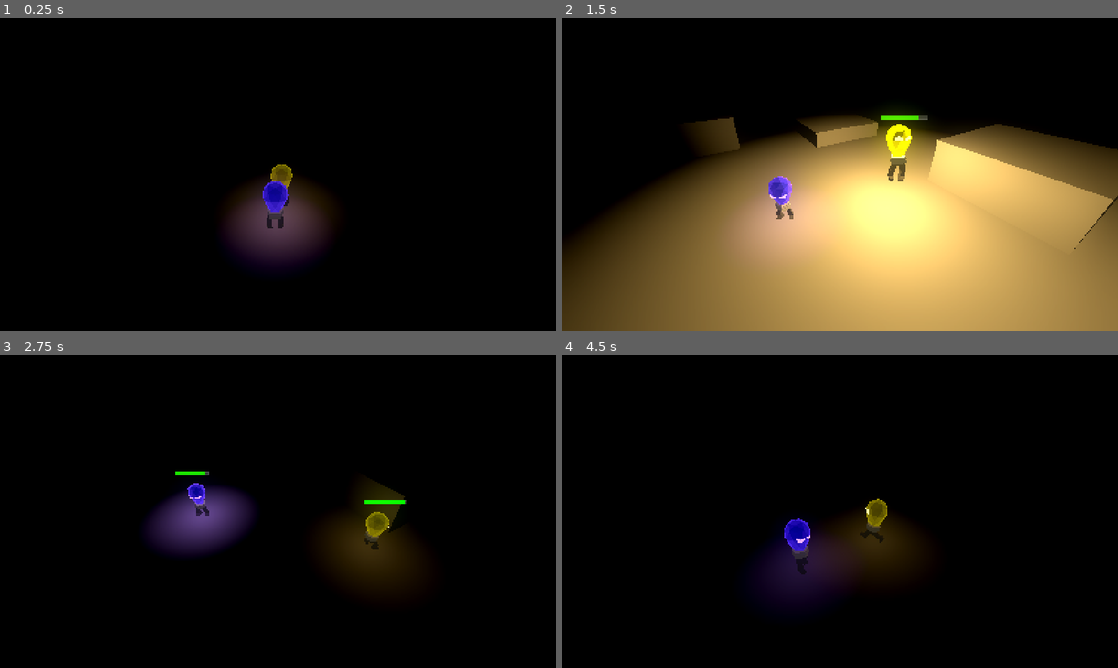
Above: before the commit, frames 1-4 (two rows, left to right).
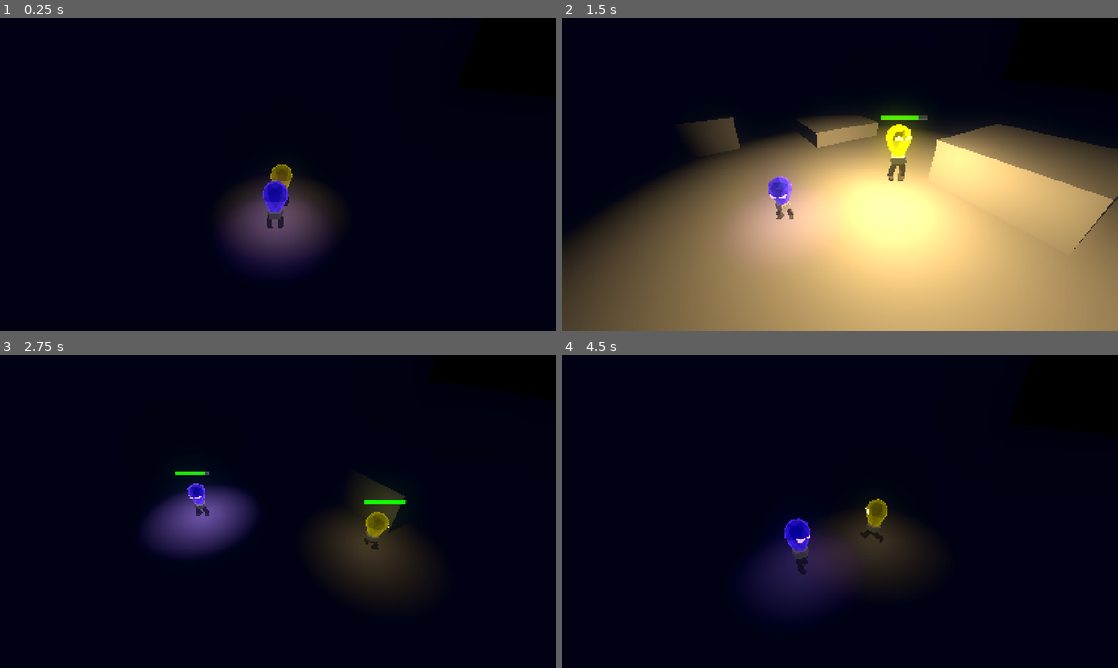
Above: after the commit, the same moments.

Repository: LowPolyFreak/EllieDeesAdventure
Game: Godot game, scene res://Scenes/main.tscn
Two runs of this game, one before a commit and one after it. Both use one fixed random seed, a clock stepped at 60 frames per second and the inputs below.
Inputs:
- Up to frame 1 (0.25 s): no input
- Up to frame 2 (1.5 s): tap Enter at 0.5 s; hold D (right_p1) 0.53-1.28 s; tap Down (down_p2) at 0.6 s; tap Space (jump_p1) at 0.77 s; hold S (down_p1) from 1.28 s (still down); tap Shift (glow_p1) at 1.35 s
- Up to frame 3 (2.75 s): tap Space (jump_p1) at 1.52 s; release S (down_p1) at 2.03 s; hold D (right_p1) from 2.03 s (still down); tap Keypad 0 (glow_p2) at 2.1 s
- Up to frame 4 (4.5 s): release D (right_p1) at 2.78 s; hold W (up_p1) 2.78-3.53 s; tap E (interact) at 2.85 s; tap Space (jump_p1) at 3.02, 3.77 s; hold A (left_p1) from 3.53 s (still down); tap Left (left_p2) at 3.6 s; tap Right (right_p2) at 4.35 s

The runs differ from the first frame. In frame 1, 3.3% of the frame differs, in the area x 37-61%, y 48-86%; in frame 2, 8.5%, in the area x 0-100%, y 31-100%; in frame 3, 3.6%; in frame 4, 5.7%.

Commit message:
fixed collision layer issue, added player glowing state signals, started panel

Diff:
--- a/Scenes/dee.tscn
+++ b/Scenes/dee.tscn
@@ -9,23 +9,24 @@
 viewport_path = NodePath("SubViewport")
 
 [node name="Dee" instance=ExtResource("1_4vtbg")]
+collision_layer = 10
 player_1 = false
 glow_energy = 1.0
 default_light_range = 3
 glow_light_range = 10
 
 [node name="Skeleton3D" parent="EllieModel/Armature" index="0"]
-bones/0/position = Vector3(0.00731072, 0.492211, -0.0134391)
-bones/0/rotation = Quaternion(-0.00654638, -0.00132864, -0.000855193, 0.999977)
-bones/1/rotation = Quaternion(0.0542665, -0.148662, 0.97498, 0.156103)
-bones/2/rotation = Quaternion(0.430619, -0.00390008, 0.201268, 0.879797)
-bones/3/rotation = Quaternion(-0.847534, -0.0312147, -0.0373816, 0.528502)
-bones/4/rotation = Quaternion(-0.0422832, -0.152725, 0.977638, -0.138247)
-bones/5/rotation = Quaternion(0.436477, 0.00388444, -0.204005, 0.876273)
-bones/6/rotation = Quaternion(-0.851749, 0.0327364, 0.059894, 0.519484)
+bones/0/position = Vector3(0.0097481, 0.483322, -0.022247)
+bones/0/rotation = Quaternion(-0.0399676, -0.00365629, -0.00162831, 0.999193)
+bones/1/rotation = Quaternion(0.0631653, -0.184288, 0.966651, 0.166233)
+bones/2/rotation = Quaternion(0.457118, -0.0038272, 0.213653, 0.863355)
+bones/3/rotation = Quaternion(-0.860431, -0.0232754, -0.0328634, 0.507973)
+bones/4/rotation = Quaternion(-0.0422899, -0.192335, 0.970001, -0.142535)
+bones/5/rotation = Quaternion(0.4656, 0.00380264, -0.217617, 0.857814)
+bones/6/rotation = Quaternion(-0.865615, 0.0261091, 0.0640141, 0.495915)
 
 [node name="BoneAttachment3D" parent="EllieModel/Armature/Skeleton3D" index="0"]
-transform = Transform3D(0.999995, 0.00172774, -0.00264603, -0.00169295, 0.999913, 0.0130947, 0.00266842, -0.0130902, 0.999911, 0.00731072, 0.492211, -0.0134391)
+transform = Transform3D(0.999968, 0.00354625, -0.00717652, -0.00296172, 0.9968, 0.0798826, 0.00743683, -0.0798588, 0.996778, 0.0097481, 0.483322, -0.022247)
 
 [node name="OmniLight3D" parent="EllieModel/Armature/Skeleton3D/BoneAttachment3D" index="0"]
 light_color = Color(0.737255, 0.54902, 1, 1)
--- a/Scenes/ellie.tscn
+++ b/Scenes/ellie.tscn
@@ -123,7 +123,7 @@
 viewport_path = NodePath("SubViewport")
 
 [node name="Ellie" type="CharacterBody3D" groups=["Bulbs"]]
-collision_layer = 2
+collision_layer = 6
 script = ExtResource("1_frd3r")
 rotation_speed = 10
 default_energy = 0.1
@@ -137,17 +137,17 @@
 [node name="EllieModel" parent="." instance=ExtResource("2_mu1gt")]
 
 [node name="Skeleton3D" parent="EllieModel/Armature" index="0"]
-bones/0/position = Vector3(0.00736646, 0.492008, -0.0136405)
-bones/0/rotation = Quaternion(-0.00761131, -0.00140282, -0.00087984, 0.99997)
-bones/1/rotation = Quaternion(0.0545285, -0.149817, 0.974754, 0.15632)
+bones/0/position = Vector3(0.00766837, 0.490907, -0.0147315)
+bones/0/rotation = Quaternion(-0.0132038, -0.00179238, -0.00100926, 0.999911)
+bones/1/rotation = Quaternion(0.0559165, -0.155866, 0.973537, 0.157496)
 bones/1/scale = Vector3(1, 1, 1)
-bones/2/rotation = Quaternion(0.431262, -0.00389837, 0.201568, 0.879414)
-bones/3/rotation = Quaternion(-0.847832, -0.0310359, -0.037298, 0.528041)
+bones/2/rotation = Quaternion(0.434711, -0.00388919, 0.20318, 0.877342)
+bones/3/rotation = Quaternion(-0.849437, -0.0300669, -0.0368327, 0.525543)
 bones/3/scale = Vector3(1, 1, 1)
-bones/4/rotation = Quaternion(-0.042301, -0.154001, 0.977422, -0.138351)
+bones/4/rotation = Quaternion(-0.042389, -0.160689, 0.976262, -0.138904)
 bones/4/scale = Vector3(1, 1, 1)
-bones/5/rotation = Quaternion(0.437202, 0.00388249, -0.204345, 0.875832)
-bones/6/rotation = Quaternion(-0.852069, 0.0325785, 0.0600082, 0.518957)
+bones/5/rotation = Quaternion(0.441085, 0.00387197, -0.206159, 0.873457)
+bones/6/rotation = Quaternion(-0.85379, 0.0317294, 0.0606143, 0.516102)
 bones/6/scale = Vector3(1, 1, 1)
 bones/7/position = Vector3(-0.187498, 0.245262, -0.282433)
 bones/8/position = Vector3(-0.170884, 0.0506439, 0.0332276)
@@ -160,7 +160,7 @@
 bones/10/scale = Vector3(1, 1, 1)
 
 [node name="BoneAttachment3D" parent="EllieModel/Armature/Skeleton3D" index="0"]
-transform = Transform3D(0.999995, 0.00178098, -0.00279217, -0.00173827, 0.999883, 0.0152246, 0.00281896, -0.0152197, 0.99988, 0.00736646, 0.492008, -0.0136405)
+transform = Transform3D(0.999992, 0.00206567, -0.00355778, -0.001971, 0.999649, 0.0264088, 0.00361109, -0.0264015, 0.999645, 0.00766837, 0.490907, -0.0147315)
 
 [node name="OmniLight3D" parent="EllieModel/Armature/Skeleton3D/BoneAttachment3D" index="0"]
 light_energy = 0.25
--- a/Scenes/main.tscn
+++ b/Scenes/main.tscn
@@ -1,8 +1,10 @@
-[gd_scene load_steps=16 format=3 uid="uid://d77j3ls5t155"]
-
+[gd_scene load_steps=19 format=3 uid="uid://d77j3ls5t155"]
+
+[ext_resource type="Script" path="res://Scripts/main.gd" id="1_oa6h7"]
 [ext_resource type="PackedScene" uid="uid://csgj0877gbjpp" path="res://Scenes/ellie.tscn" id="1_tsqy0"]
 [ext_resource type="PackedScene" uid="uid://b004s5usrh0un" path="res://Scenes/dee.tscn" id="2_2yub6"]
 [ext_resource type="Script" path="res://Scripts/camera_follow.gd" id="3_8lji5"]
+[ext_resource type="Script" path="res://Scripts/solar_pannel.gd" id="5_ipsxn"]
 
 [sub_resource type="ProceduralSkyMaterial" id="ProceduralSkyMaterial_75w87"]
 sky_horizon_color = Color(0.64625, 0.65575, 0.67075, 1)
@@ -16,7 +18,7 @@
 sky = SubResource("Sky_yxyoy")
 ambient_light_source = 2
 ambient_light_color = Color(0.58, 0.685, 1, 1)
-ambient_light_energy = 0.0
+ambient_light_energy = 0.02
 glow_enabled = true
 glow_intensity = 0.56
 glow_bloom = 0.9
@@ -79,7 +81,11 @@
 "new_animation": SubResource("Animation_8w1xf")
 }
 
+[sub_resource type="BoxShape3D" id="BoxShape3D_x0ykg"]
+size = Vector3(3, 2, 3)
+
 [node name="Main" type="Node3D"]
+script = ExtResource("1_oa6h7")
 
 [node name="BG" type="Node3D" parent="."]
 
@@ -147,7 +153,6 @@
 
 [node name="Dee" parent="." instance=ExtResource("2_2yub6")]
 transform = Transform3D(1, 0, 0, 0, 1, 0, 0, 0, 1, -0.195843, 9.53674e-07, 0.0116072)
-collision_layer = 1
 
 [node name="MovingPlatformTest" type="AnimatableBody3D" parent="."]
 transform = Transform3D(0.860466, 0, 0.509507, 0, 1, 0, -0.509507, 0, 0.860466, 8.22636, 1, -3.33793)
@@ -185,4 +190,16 @@
 [node name="ZoomOut" type="Marker3D" parent="CameraFollow"]
 transform = Transform3D(1, 0, 0, 0, 0.5, 0.866026, 0, -0.866026, 0.5, 0, 6.76524, 9.03319)
 
+[node name="SolarPannel" type="Area3D" parent="."]
+transform = Transform3D(1, 0, 0, 0, 1, 0, 0, 0, 1, 0.140918, 4.76837e-07, -4.13441)
+collision_layer = 0
+collision_mask = 2
+script = ExtResource("5_ipsxn")
+
+[node name="CollisionShape3D" type="CollisionShape3D" parent="SolarPannel"]
+transform = Transform3D(1, 0, 0, 0, 1, 0, 0, 0, 1, 0, 1, 0)
+shape = SubResource("BoxShape3D_x0ykg")
+
 [connection signal="timeout" from="CameraFollow/UpdateTimer" to="CameraFollow" method="_on_update_timer_timeout"]
+[connection signal="body_entered" from="SolarPannel" to="SolarPannel" method="_on_body_entered"]
+[connection signal="body_exited" from="SolarPannel" to="SolarPannel" method="_on_body_exited"]
--- /dev/null
+++ b/Scripts/globals.gd
@@ -0,0 +1,17 @@
+extends Node
+
+var players = []
+
+# Called when the node enters the scene tree for the first time.
+func _ready():
+	players = get_tree().get_nodes_in_group("Bulbs")
+	for i in players:
+		i.glowing_started.connect(player_glowing)
+		i.glowing_ended.connect(player_stopped_glowing)
+
+func player_glowing(ellie):
+	printt("Player ", ellie, " is glowing!")
+
+
+func player_stopped_glowing(ellie):
+	printt("Player ", ellie, " has stopped glowing!")
--- /dev/null
+++ b/Scripts/main.gd
@@ -0,0 +1 @@
+extends Node3D
--- a/Scripts/player.gd
+++ b/Scripts/player.gd
@@ -1,5 +1,6 @@
 extends CharacterBody3D
 class_name Player
+
 
 @export var rotation_speed := 2
 @export var player_1 := true
@@ -45,9 +46,12 @@
 var trigger_pressed
 var follow_position: Vector3
 
+signal glowing_started()
+signal glowing_ended()
+
 func _ready():
-	for i in get_tree().get_nodes_in_group("Bulbs"):
-		add_collision_exception_with(i)
+	#for i in get_tree().get_nodes_in_group("Bulbs"):
+		#add_collision_exception_with(i)
 	if !player_1:
 		up = "up_p2"
 		down = "down_p2"
@@ -161,6 +165,7 @@
 func _unhandled_input(event: InputEvent):
 	if event.is_action_pressed(glow) and burnout_timer.is_stopped():
 		if !trigger_pressed:
+			glowing_started.emit(player_1)
 			trigger_pressed = true
 			battery -= 0.2
 
@@ -169,6 +174,7 @@
 			trigger_pressed = false
 			battery_charge_timer.start()
 			battery_drain_timer.stop()
+			glowing_ended.emit(player_1)
 	if !player_1:
 
 		if event.is_action_pressed("interact"):
@@ -181,6 +187,7 @@
 		battery = 0
 		battery_drain_timer.stop()
 		burnout_timer.start()
+		glowing_ended.emit(player_1)
 
 func _on_battery_charge_timer_timeout() -> void:
 	battery += 0.075
--- /dev/null
+++ b/Scripts/solar_pannel.gd
@@ -0,0 +1,9 @@
+extends Area3D
+
+
+
+func _on_body_entered(body):
+	print(body)
+
+func _on_body_exited(body):
+	print(body)
--- a/project.godot
+++ b/project.godot
@@ -15,6 +15,10 @@
 run/main_scene="res://Scenes/main.tscn"
 config/features=PackedStringArray("4.3", "GL Compatibility")
 config/icon="res://icon.svg"
+
+[autoload]
+
+Globals="*res://Scripts/globals.gd"
 
 [display]
 
@@ -117,6 +121,8 @@
 
 3d_physics/layer_1="Environment"
 3d_physics/layer_2="Player"
+3d_physics/layer_3="Ellie"
+3d_physics/layer_4="Dee"
 
 [rendering]
 
